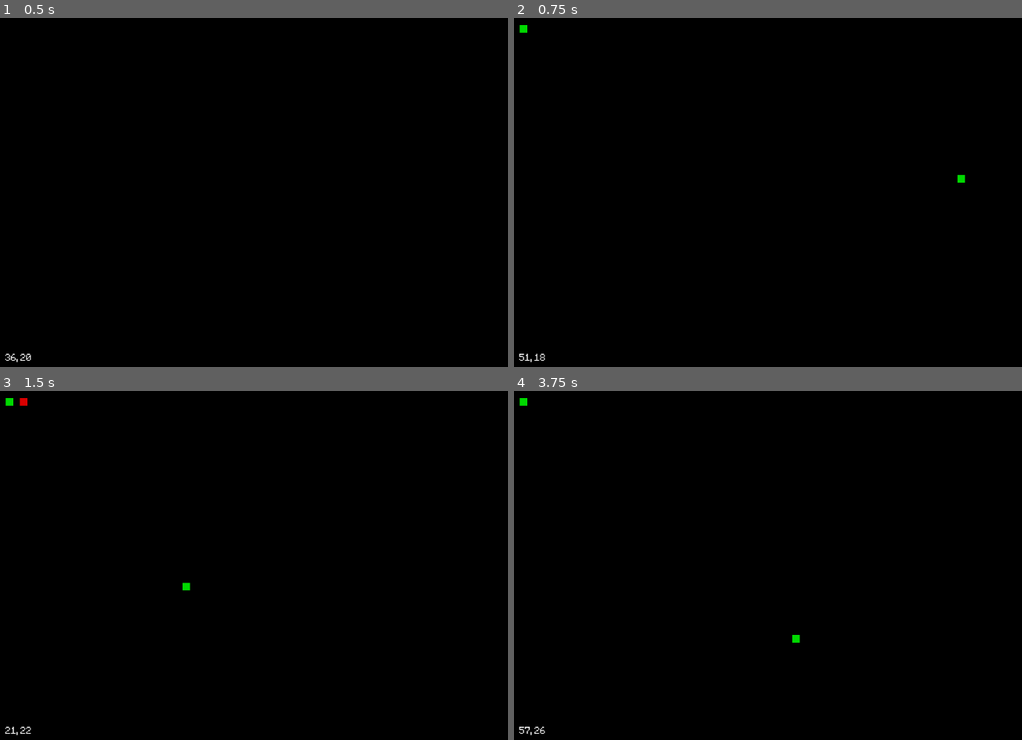
Above: before the commit, frames 1-4 (two rows, left to right).
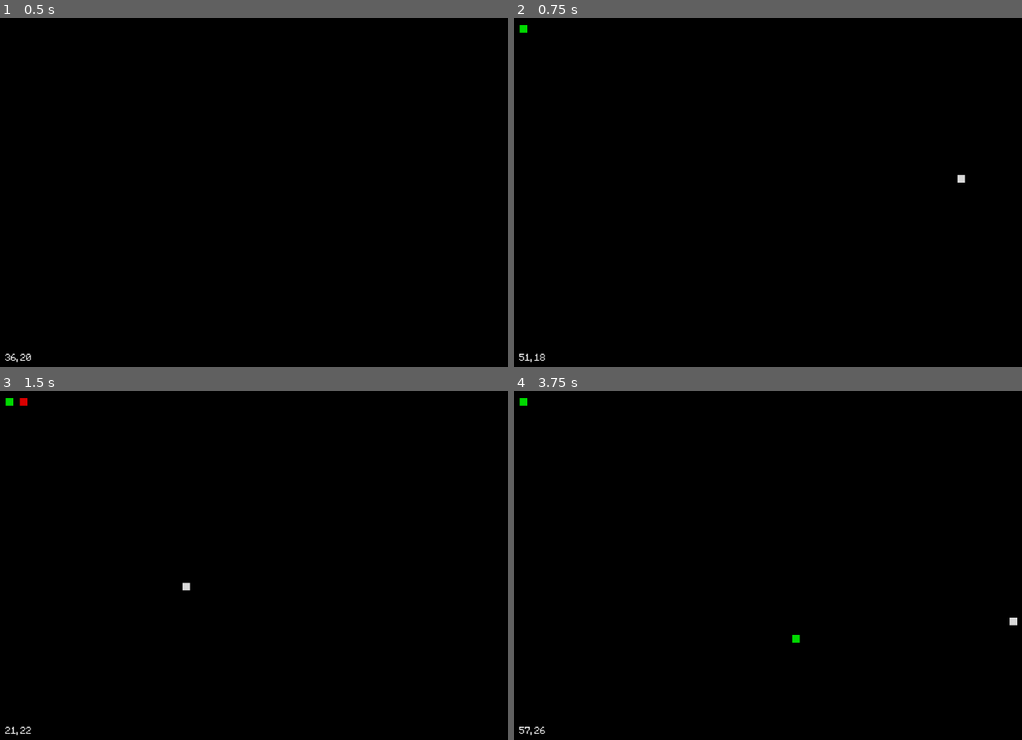
Above: after the commit, the same moments.

Repository: javier-adrian/AStar-GDS
Game: Godot game, scene res://scenes/main/main.tscn
Same seed, same stepped clock (60 frames per second), same inputs: the game is played once before the commit and once after it.
Inputs (mouse positions are in pixels of both pictures, inside the frame that each line leads up to):
- Up to frame 1 (0.5 s): no input
- Up to frame 2 (0.75 s): tap Enter at 0.5 s; move the mouse to (966, 175) at 0.52 s; tap A (start) at 0.6 s
- Up to frame 3 (1.5 s): tap A (start) at 1.25 s; move the mouse to (187, 582) at 1.27 s; tap B (end) at 1.35 s
- Up to frame 4 (3.75 s): tap A (start) at 1.55, 2.3, 2.75, 3.05 s; tap Tab (reset_progress) at 2, 3.5 s; move the mouse to (889, 488) at 2.02 s; hold Backspace (erase) 2.03-2.78 s; move the mouse to (793, 638) at 2.77 s; tap Middle mouse button (pan) at 2.85 s; move the mouse to (1011, 621) at 3.52 s; hold Space (play) from 3.53 s (still down)

Frame 1 is identical in both runs. In frame 2, less than 0.1% of the frame differs, in the area x 87-89%, y 44-48%; in frame 3, less than 0.1%, in the area x 35-38%, y 54-58%; in frame 4, less than 0.1%.

Commit message:
add preview for the cursor target

Diff:
--- a/scenes/graph/graph.gd
+++ b/scenes/graph/graph.gd
@@ -6,6 +6,7 @@
 const OPEN = 3
 const CLOSED = 4
 const CURRENT = 5
+const PREVIEW = 6
 
 var wall: Array[Vector2i]
 var start: Vector2i
@@ -18,8 +19,15 @@
 var open: Dictionary
 var closed: Dictionary
 
+@onready var visibility_timer: Timer = $Timer
+
 signal _found
 
+
+func update_preview(cursor: Vector2i) -> void:
+	visibility_timer.start()
+	clear_layer(PREVIEW)
+	set_cell(PREVIEW, cursor, 0, Vector2i(0, 0))
 
 func reset() -> void:
 	open.clear()
@@ -143,3 +151,6 @@
 	if q.position != start && q.position != end:
 		closed[q.position] = q
 		set_cell(CLOSED, q.position, 0, Vector2i(0, 0))
+
+func _process(_delta):
+	set_layer_modulate(PREVIEW, Color(1, 1, 1, bool(visibility_timer.time_left)))
--- a/scenes/graph/graph.tscn
+++ b/scenes/graph/graph.tscn
@@ -29,4 +29,10 @@
 layer_5/name = "current"
 layer_5/modulate = Color(1, 1, 0, 1)
 layer_5/tile_data = PackedInt32Array()
+layer_6/name = "preview"
+layer_6/modulate = Color(1, 1, 1, 0.494118)
+layer_6/tile_data = PackedInt32Array()
 script = ExtResource("2_kji08")
+
+[node name="Timer" type="Timer" parent="."]
+one_shot = true
--- a/scenes/main/main.gd
+++ b/scenes/main/main.gd
@@ -16,6 +16,7 @@
 func _input(event):
     target = floor(get_global_mouse_position() / tile_size)
     viewer.update_coords(target)
+    graph.update_preview(target)
 
     if Input.is_action_pressed("wall") && !playing:
         graph.add_wall(target)
